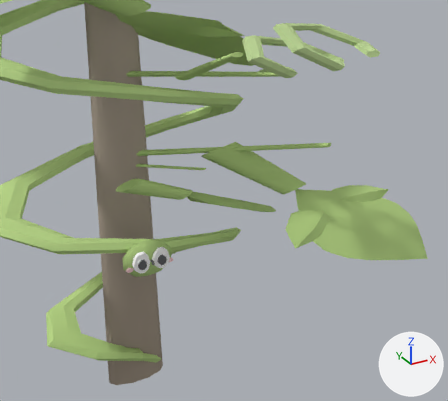
A saved change to the glTF model web-forest/public/model/species/ipomoea-triloba.glb.
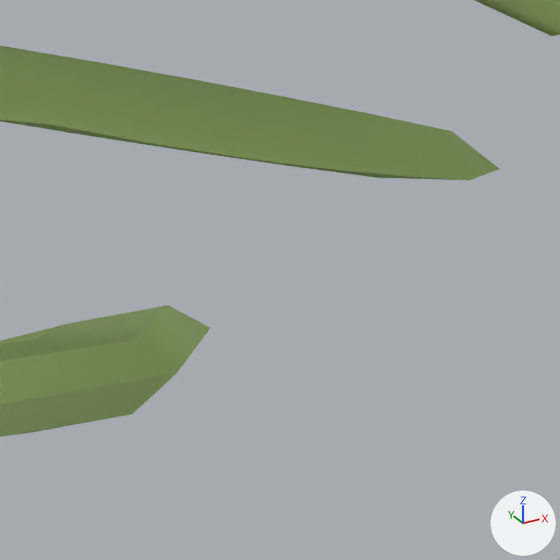
Each version appears first from a 50 mm lens placed at (-0.393, -0.961, 0.855), pointed at (0.135, -0.001, 0.374), and next in a close-up on the part from 48% to 63% of the width and 47% to 64% of the height. Every picture has the same lights, and +X, +Y and +Z are marked at lower right. The last two pictures show the newer version. Where no turn or scale is listed for an object, it has been applied to the vertices. Vertices at exactly the same position are counted once.

Objects in the first close-up: 'climber', 'p0', 'p1'.
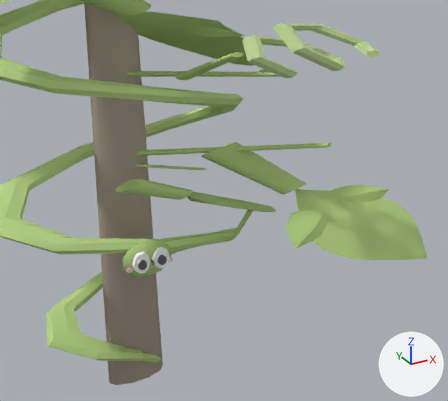
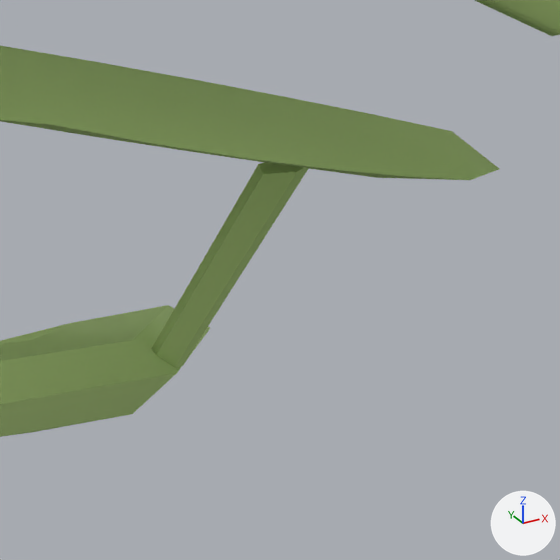
What differs and where, as boxes [x1, y1, x2, y2] in the close-ups (560 x 560 px):
'p1', reshaped
    before: [0, 46, 499, 180]
    after: [0, 46, 499, 368]
part 1 of me_mesh_2, added (green)
    after: [151, 162, 308, 368]

Patch to the scene script:
```diff
--- a/web-forest/public/model/species/ipomoea-triloba.glb.py
+++ b/web-forest/public/model/species/ipomoea-triloba.glb.py
@@ me_mesh_2 @@
 # used by ob_p1; location = (-0.054, 0.0304, 0.4718)
-me_mesh_2.from_pydata(...)  # 69 vertices, 128 faces; spans x -0.044..0.285, y -0.118..0.001, z -0.125..0.004
+me_mesh_2.from_pydata(...)  # 94 vertices, 172 faces; spans x -0.044..0.285, y -0.118..0.001, z -0.167..0.004
+# me_mesh_2 part 1
+# 11 vertices are added at x 0.195..0.231, y -0.076..-0.054, z -0.165..-0.108
+# 20 new faces join them
+# other edits to the shape of me_mesh_2 do not show in these pictures
 me_mesh_2.materials.append(mat_flat)
```
